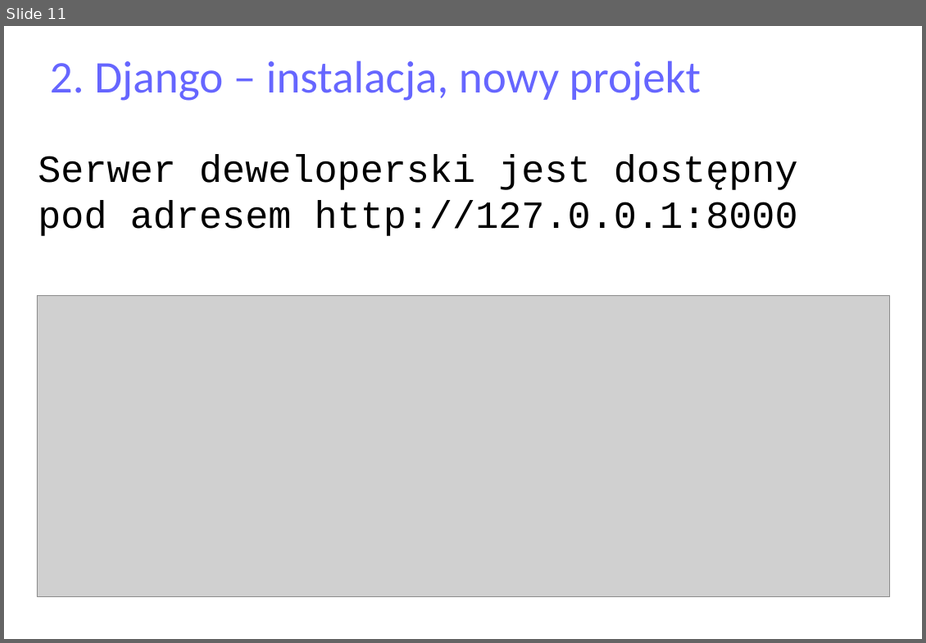
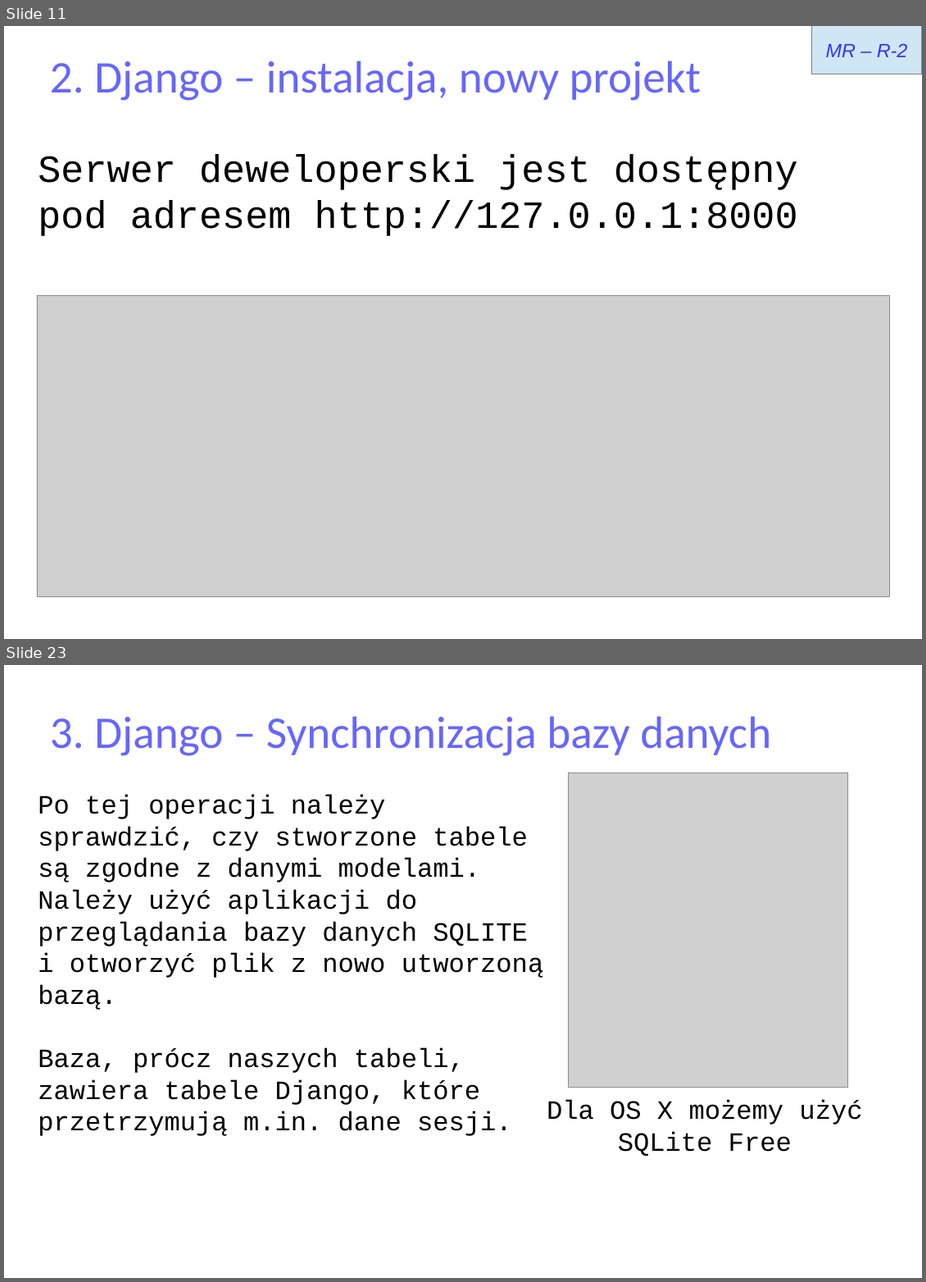
Before and after one commit to matulik/reinyzagam, a slide deck: Docs/presentation.odp. Shown one above the other, each under a label of ours: slide 11 before the commit, slides 11 and 23 after it; the slides between them are not shown. The pictures are 926x643 and 926x1282 pixels, drawn with LibreOffice and Linux fonts; fonts in the diff are those of the drawing; grey boxes stand for pictures. Boxes give left, top, right and bottom in pixels: in the first picture for what was removed or moved away, otherwise in the second. Text is boxed around its words. In the diff, an @@ line names an element or a change of style, - is before the commit and + after.

```diff
--- a/Docs/presentation.odp
+++ b/Docs/presentation.odp
@@ slide 23 added at (x1=4, y1=665, x2=922, y2=1278), background #FFFFFF @@
@@ title added at (x1=50, y1=716, x2=772, y2=756), 37.7 pt, text #6666FF @@
+3. Django – Synchronizacja bazy danych
@@ picture added at (x1=569, y1=772, x2=849, y2=1086) @@
@@ text added at (x1=38, y1=795, x2=544, y2=1136), 22 pt, text #000000 @@
+Po tej operacji należy sprawdzić, czy stworzone tabele są zgodne z danymi modelami. Należy użyć aplikacji do przeglądania bazy danych SQLITE i otworzyć plik z nowo utworzoną bazą.
+Baza, prócz naszych tabeli, zawiera tabele Django, które przetrzymują m.in. dane sesji.
@@ text added at (x1=547, y1=1100, x2=863, y2=1155), 22 pt, text #000000 @@
+Dla OS X możemy użyć SQLite Free
@@ slide 11 changed as well @@
@@ rectangle added at (x1=812, y1=26, x2=922, y2=74), fill #CFE7F5, outline #808080 0 pt, 16 pt, text #3333FF, italic @@
+MR – R-2
```
Also in this commit, not shown: 2 other slides changed, 11 other slides added, 4 other files.
